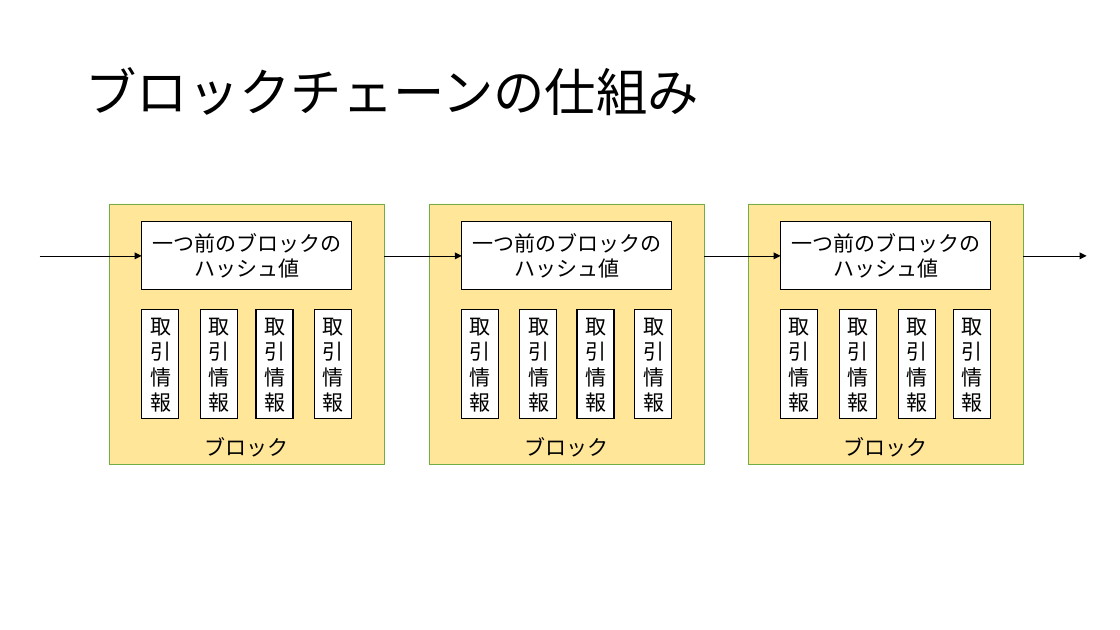
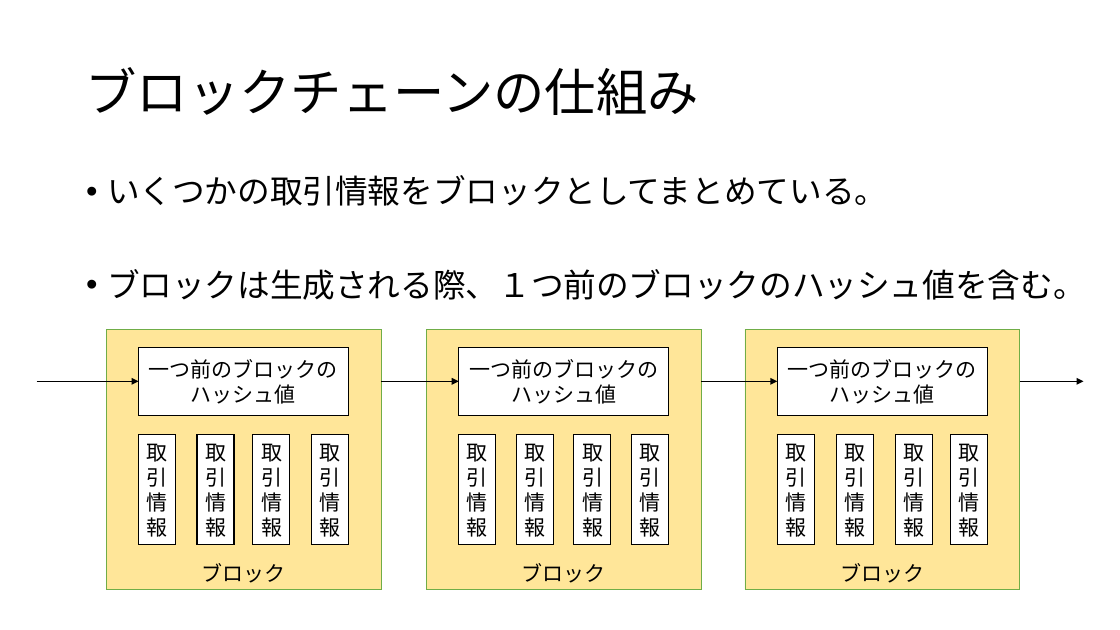
Before and after one commit to HYuta730/study, a slide deck: slide 5 of 発表資料_218K6078_檜山祐太.pptx. Drawn at 1120x630 pixels with LibreOffice and Linux fonts; fonts in the diff are those of the drawing. Boxes give left, top, right and bottom in pixels: in the first picture for what was removed or moved away, otherwise in the second. Text is boxed around its words. In the diff, an @@ line names an element or a change of style, - is before the commit and + after.

```diff
--- a/発表資料_218K6078_檜山祐太.pptx
+++ b/発表資料_218K6078_檜山祐太.pptx
@@ text added at (x1=107, y1=175, x2=1086, y2=300), 28 pt, text #000000 @@
+• いくつかの取引情報をブロックとしてまとめている。
+• ブロックは生成される際、１つ前のブロックのハッシュ値を含む。
@@ 16 rectangles, 3 arrows moved together from (x1=39, y1=204, x2=1087, y2=465) to (x1=36, y1=329, x2=1084, y2=590) @@
@@ 2 rectangles, 1 arrow moved together from (x1=461, y1=256, x2=876, y2=418) to (x1=459, y1=381, x2=874, y2=544) @@
```
Also in this commit, not shown: 4 other slides changed.
